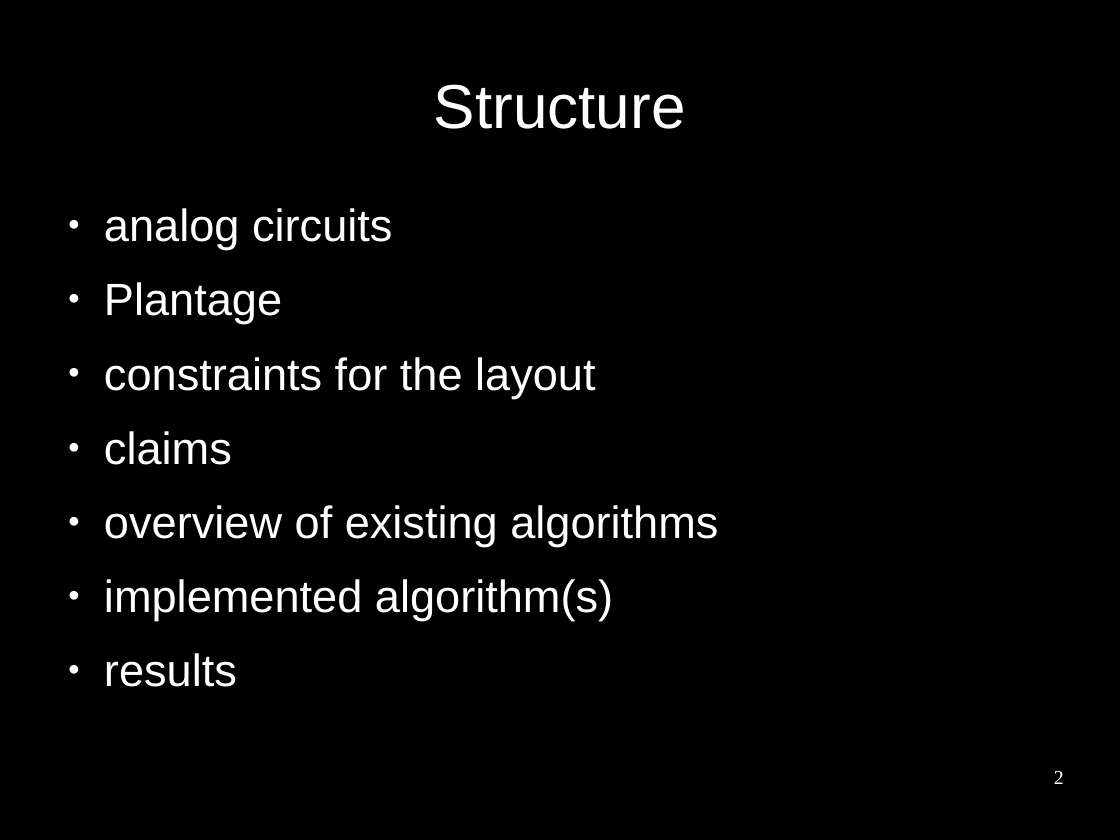
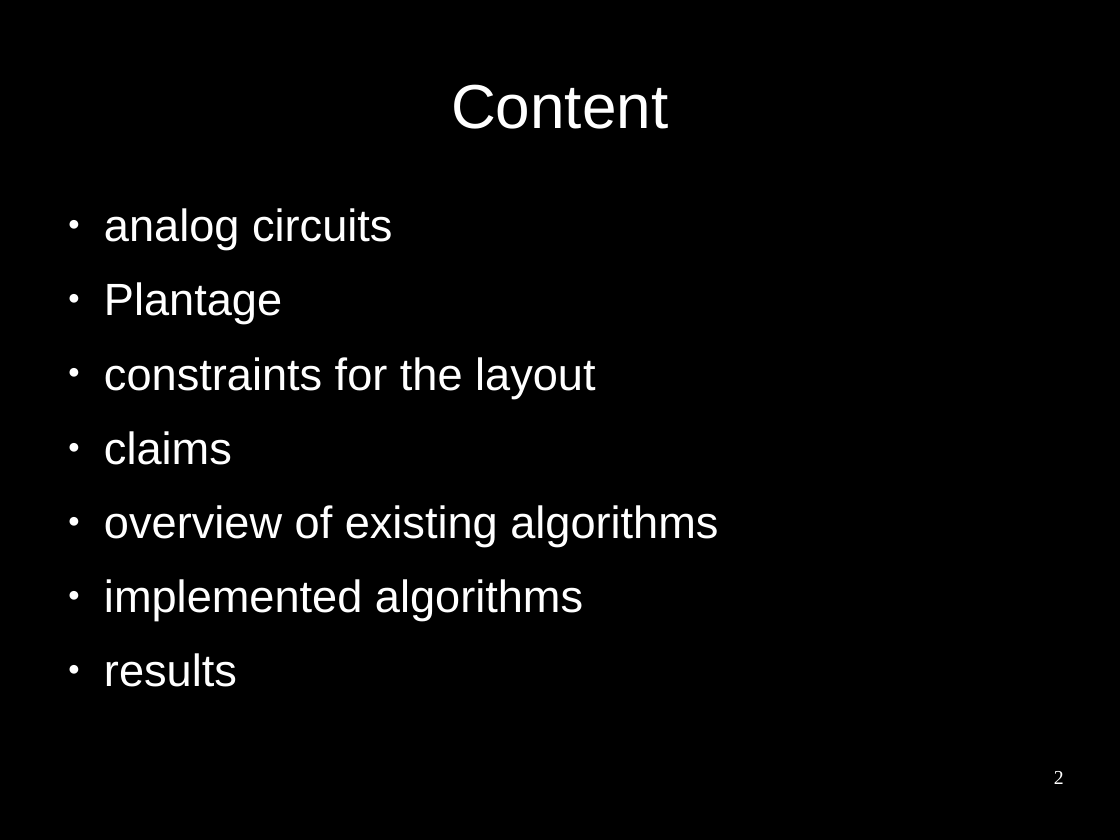
Before and after one commit to benediktibk/bachelorthesis, a slide deck: slide 2 of presentation.odp. Drawn at 1120x840 pixels with LibreOffice and Linux fonts; fonts in the diff are those of the drawing; background and template pictures are left out. Boxes give left, top, right and bottom in pixels: in the first picture for what was removed or moved away, otherwise in the second. Text is boxed around its words. In the diff, an @@ line names an element or a change of style, - is before the commit and + after.

```diff
--- a/presentation.odp
+++ b/presentation.odp
@@ title at (451, 84, 668, 129): text changed @@
-Structure
+Content
@@ text at (104, 579, 583, 621): text changed @@
-● implemented algorithm(s)
+● implemented algorithms
```
Also in this commit, not shown: 21 other slides changed, 2 slides added.
